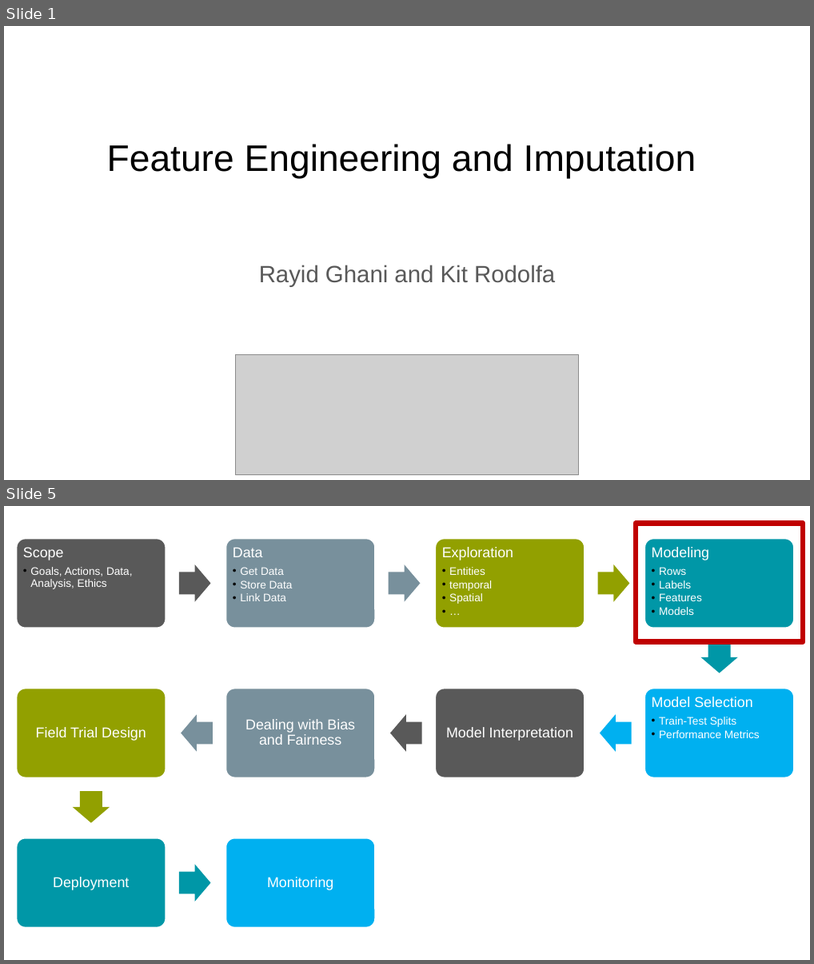
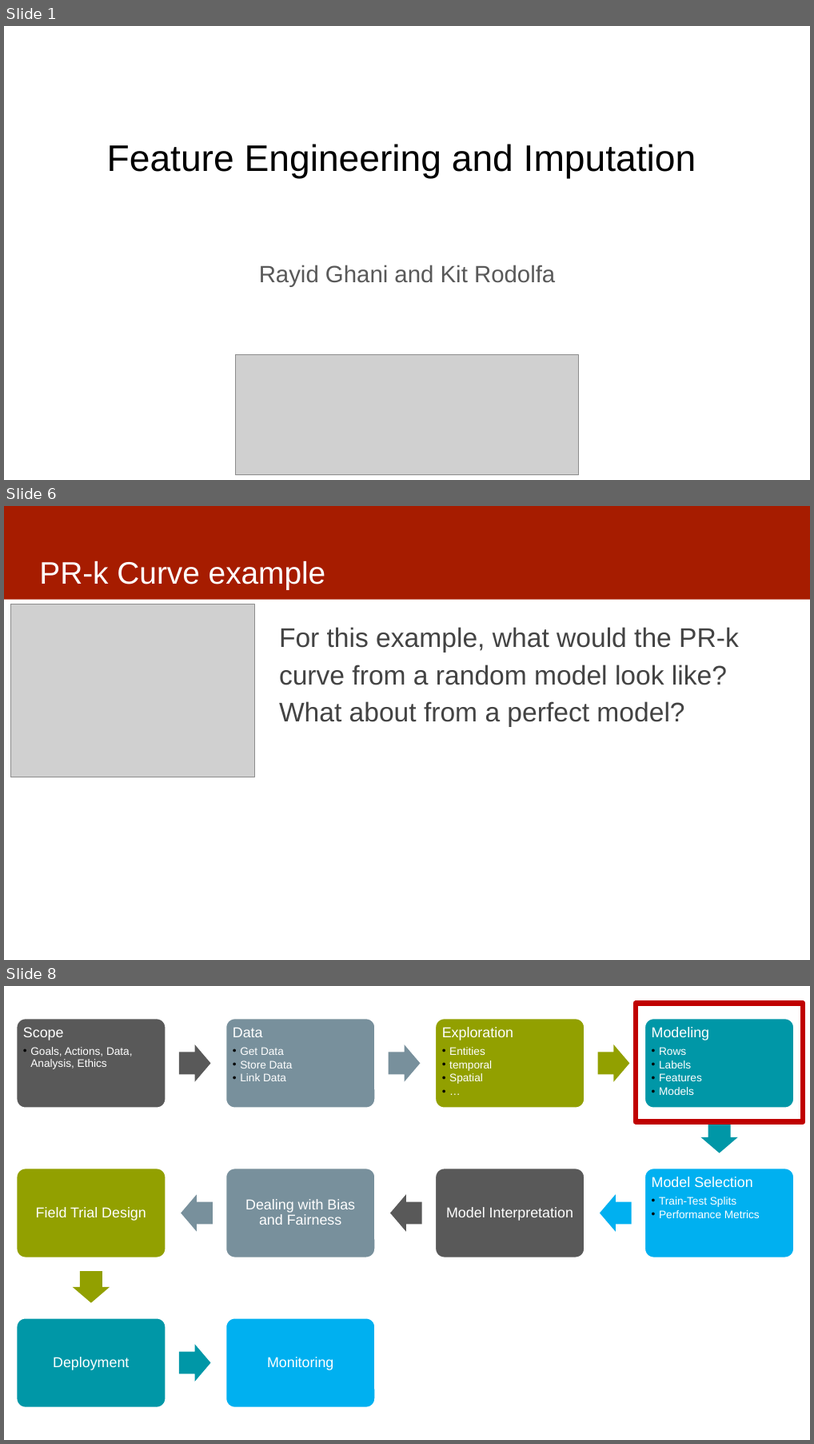
Before and after one commit to dssg/mlforpublicpolicylab, a slide deck: Lectures/12-features-and-imputation.pptx. Shown one above the other, each under a label of ours: slides 1 and 5 before the commit, slides 1, 6 and 8 after it; the slides between them are not shown. The pictures are 814x964 and 814x1444 pixels, drawn with LibreOffice and Linux fonts; fonts in the diff are those of the drawing; grey boxes stand for pictures. Boxes give left, top, right and bottom in pixels: in the first picture for what was removed or moved away, otherwise in the second. Text is boxed around its words. In the diff, an @@ line names an element or a change of style, - is before the commit and + after.

```diff
--- a/Lectures/12-features-and-imputation.pptx
+++ b/Lectures/12-features-and-imputation.pptx
@@ slide 6 added at box(4, 506, 810, 960), background #FFFFFF @@
@@ rectangle added at box(4, 506, 810, 599), fill #A61C00 @@
@@ title added at box(39, 561, 326, 590), 37 pt, text #FFFFFF @@
+PR-k Curve example
@@ picture added at box(10, 604, 254, 776) @@
@@ text added at box(279, 627, 739, 727), 32 pt, text #434343 @@
+For this example, what would the PR-k curve from a random model look like? What about from a perfect model?
@@ what was slide 5 is now slide 8 @@
```
Also in this commit, not shown: 5 slides changed, 4 other slides added.
